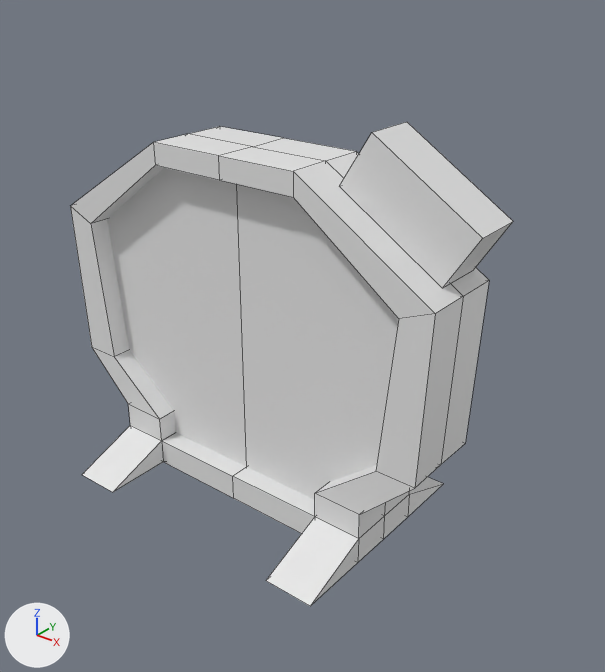
Two versions of the Blender file Entities/Transport/StandardPortal/LevelEntrancePortal.blend, one commit apart.
Camera for both pictures: a 50 mm lens placed at (6.98, -7.74, 7.42), pointed at (0.78, 0.02, 2.61). Every picture has the same lights, and +X, +Y and +Z are marked at lower left. The older version comes first. Mesh edges are drawn as thin lines.

Before the edit, the objects in view are built like this:
```python
me_cube = bpy.data.meshes.new('Cube')
me_cube.from_pydata(...)  # 34 vertices, 32 faces; spans x 0.0..3.06, y -1.6..0.0, z 0.0..5.0
me_cube.materials.append(mat_material)  # white #e7e7e7
me_cube_001 = bpy.data.meshes.new('Cube.001')
me_cube_001.from_pydata([(1.47, -1.78, 4.79), (1.89, -1.78, 5.46), (1.47, -1.08, 4.79), (1.89, -1.08, 5.46), (2.89, -1.78, 3.9), (3.3, -1.78, 4.57), (2.89, -1.08, 3.9), (3.3, -1.08, 4.57)], [], [(0, 1, 3, 2), (2, 3, 7, 6), (6, 7, 5, 4), (4, 5, 1, 0), (2, 6, 4, 0), (7, 3, 1, 5)])
me_cube_003 = bpy.data.meshes.new('Cube.003')
me_cube_003.from_pydata(...)  # 14 vertices, 7 faces; spans x 0.0..2.62, y -0.15..0.15, z -2.16..2.16
me_cube_003.materials.append(mat_material_001)  # white #e7e7e7
ob_frame_col = bpy.data.objects.new('Frame-col', me_cube)
ob_frame_col.location = (0.0, 0.0, 0.0)
_m = ob_frame_col.modifiers.new('Mirror', 'MIRROR')
_m.use_axis = (True, True, False)
ob_lights_col = bpy.data.objects.new('Lights-col', me_cube_001)
ob_lights_col.location = (0.0, 1.6, 0.0)
ob_portalsurface = bpy.data.objects.new('PortalSurface', me_cube_003)
ob_portalsurface.location = (0.0, -0.15, 2.55)
ob_portalsurface.scale = (1.07, 1.0, 1.07)
_m = ob_portalsurface.modifiers.new('Mirror', 'MIRROR')
_m.use_axis = (True, True, False)
```
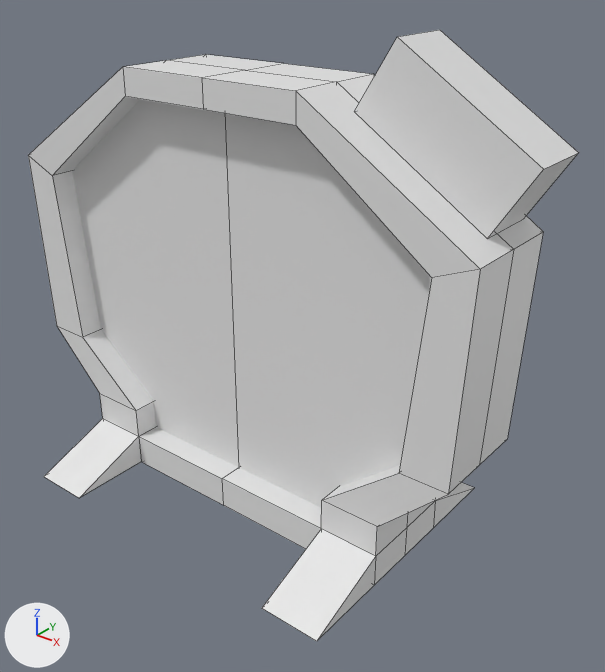
Commit message: Make the portals bigger

Pixel boxes (x1, y1, x2, y2) of what changed, in the pictures (605 x 672 px):
'Frame-col', moved, rescaled (23% wider, 22% taller): before (70, 126, 489, 606); after (28, 55, 543, 641)
'PortalSurface', moved, rescaled (23% wider, 23% taller): before (107, 168, 399, 500); after (72, 99, 431, 508)
'Lights-col', moved, rescaled (30% wider, 26% taller): before (340, 122, 513, 288); after (354, 30, 579, 239)

The change in detail:
me_cube_003 is used by ob_portalsurface; location (0.0, -0.15, 2.55); scale (1.07, 1.0, 1.07).
me_cube_003 had 14 vertices, 7 faces and spanned x 0.0..2.62, y -0.15..0.15, z -2.16..2.16.
me_cube_003 now has 14 vertices, 7 faces and spans x 0.0..2.62, y -0.31..0.0, z 0.21..4.53.
me_cube_003 part 1: the whole mesh is moved by (0.0, -0.15, 2.37).
Object 'Frame-col' (ob_frame_col) moves from (0.0, 0.0, 0.0) to (0.0, -0.1, 0.0).
Object 'Frame-col' (ob_frame_col) is rescaled from (1.0, 1.0, 1.0) to (1.18, 1.18, 1.18).
Object 'Lights-col' (ob_lights_col) moves from (0.0, 1.6, 0.0) to (0.0, 1.8, 0.0).
Object 'Lights-col' (ob_lights_col) is rescaled from (1.0, 1.0, 1.0) to (1.18, 1.18, 1.18).
Object 'PortalSurface' (ob_portalsurface) moves from (0.0, -0.15, 2.55) to (0.0, -0.1, 0.0).
Object 'PortalSurface' (ob_portalsurface) is rescaled from (1.07, 1.0, 1.07) to (1.27, 1.18, 1.27).
